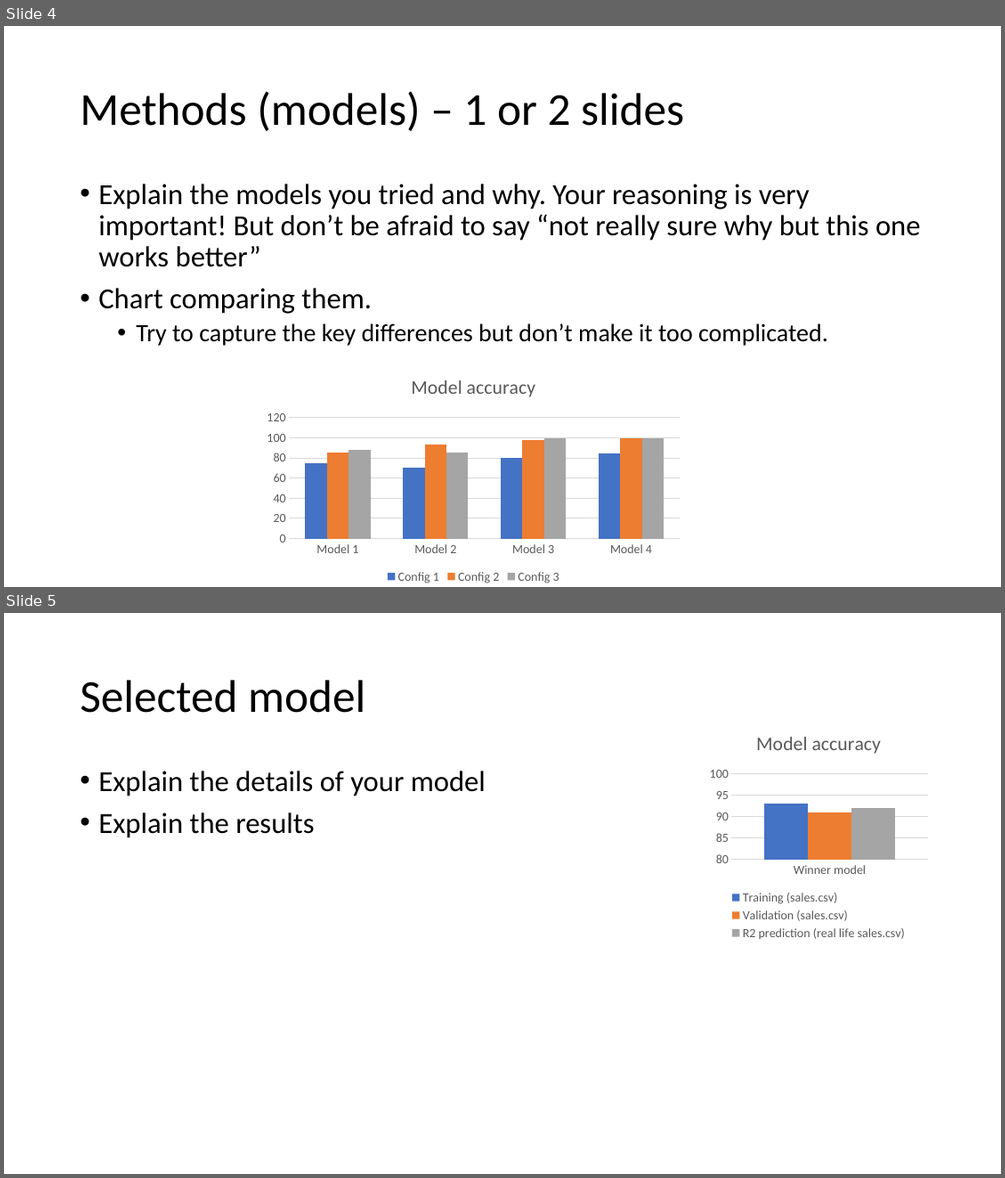
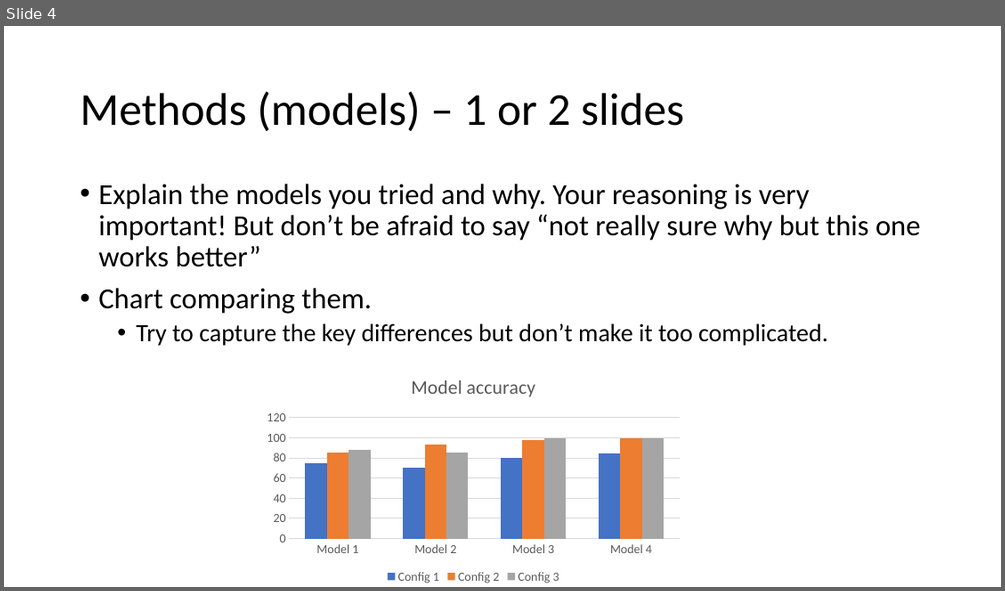
Before and after one commit to Infantdebil/IronKaggle, a slide deck: G2_presentation.pptx. Shown one above the other, each under a label of ours: slides 4 and 5 before the commit, slide 4 after it. The pictures are 1005x1178 and 1005x591 pixels, drawn with LibreOffice and Linux fonts; fonts in the diff are those of the drawing. Boxes give left, top, right and bottom in pixels: in the first picture for what was removed or moved away, otherwise in the second. Text is boxed around its words. In the diff, an @@ line names an element or a change of style, - is before the commit and + after.

```diff
--- a/G2_presentation.pptx
+++ b/G2_presentation.pptx
@@ slide 5 removed at [4,613,1001,1174], background #FFFFFF @@
@@ title removed at [80,680,365,713] @@
-Selected model
@@ column chart removed at [705,718,933,943] @@
-title "Model accuracy "
-categories: Winner model
-Training (sales.csv): 93
-Validation (sales.csv): 91
-R2 prediction (real life sales.csv): 92
@@ text removed at [98,771,485,838] @@
-• Explain the details of your model
-• Explain the results
```
Also in this commit, not shown: 1 slide changed, 1 slide added, 2 other files.
